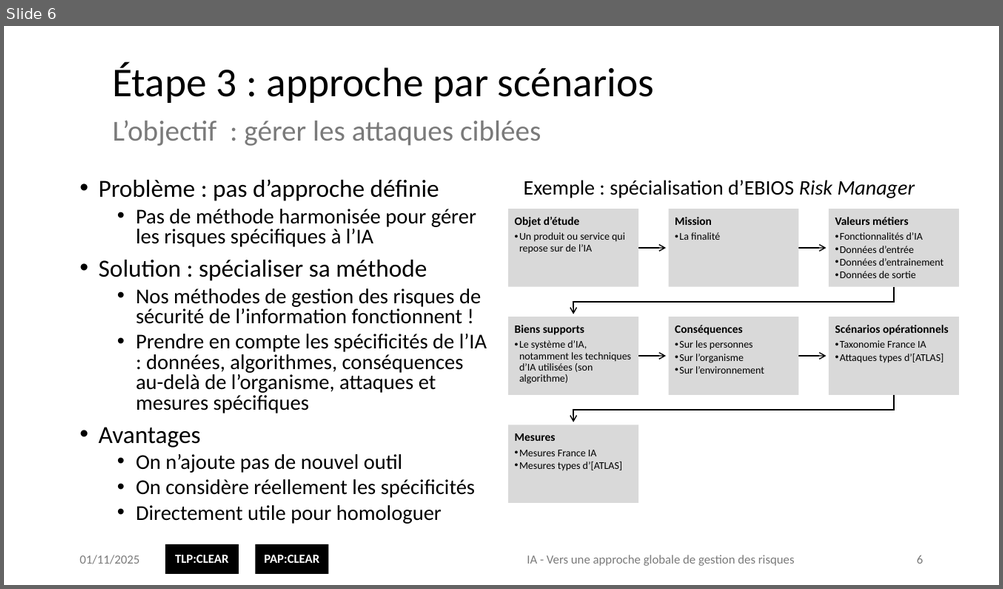
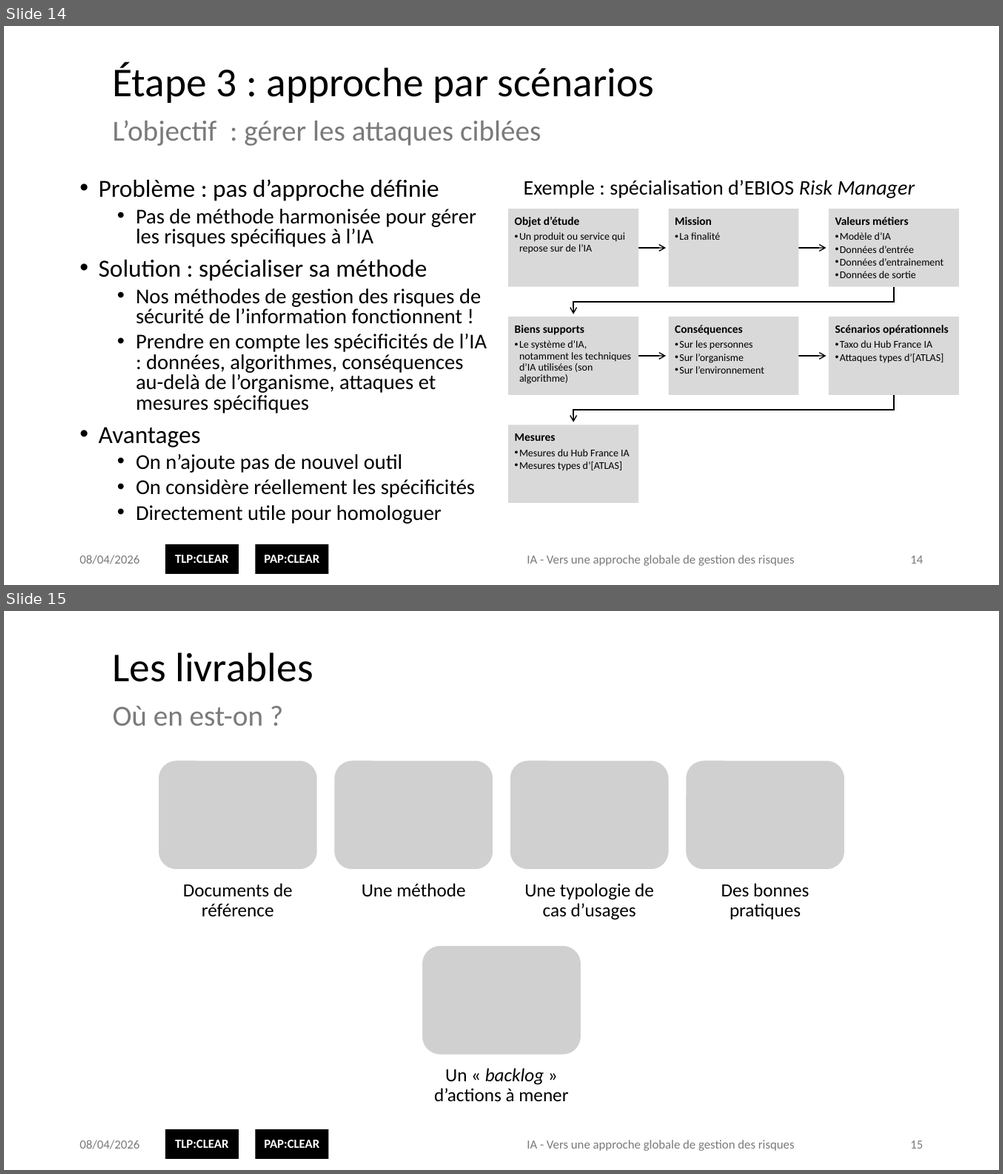
Before and after one commit to matthieu-grall/ai, a slide deck: fr/IA - Gestion des risques - Présentation.pptx. Shown one above the other, each under a label of ours: slide 6 before the commit, slides 14 and 15 after it. The pictures are 1003x589 and 1003x1174 pixels, drawn with LibreOffice and Linux fonts; fonts in the diff are those of the drawing; grey boxes stand for pictures; background and template pictures are left out. Boxes give left, top, right and bottom in pixels: in the first picture for what was removed or moved away, otherwise in the second. Text is boxed around its words. In the diff, an @@ line names an element or a change of style, - is before the commit and + after.

```diff
--- a/fr/IA - Gestion des risques - Présentation.pptx
+++ b/fr/IA - Gestion des risques - Présentation.pptx
@@ slide 15 added at (4,611,999,1170), background #FFFFFF; not listed: 2 template elements that a slide beside it also shows @@
@@ title added at (113,652,313,682), 39.6 pt, text #000000 @@
+Les livrables
@@ text added at (113,706,263,726), 28 pt, text #7A7A7A @@
+Où en est-on ?
@@ group added at (158,760,845,1102): 5 pictures, 5 texts @@
+Documents de référence
+Une méthode
+Une typologie de cas d’usages
+Des bonnes pratiques
+Un « backlog » d’actions à mener
@@ text added at (79,1140,139,1150), 12 pt, text #7A7A7A @@
+08/04/2026
@@ text added at (526,1140,794,1151), 12 pt, text #7A7A7A @@
+IA - Vers une approche globale de gestion des risques
@@ page number added at (910,1141,922,1149), 12 pt, text #7A7A7A @@
+15
@@ what was slide 6 is now slide 14 @@
@@ slide 14 changed as well @@
@@ text at (839,232,891,240): text changed @@
-  • Fonctionnalités d’IA
+  • Modèle d’IA
@@ text at (839,340,933,348): text changed @@
-  • Taxonomie France IA
+  • Taxo du Hub France IA
@@ text at (519,449,629,457): text changed @@
-  • Mesures France IA
+  • Mesures du Hub France IA
@@ text at (79,555,139,565): text changed @@
-01/11/2025
+08/04/2026
@@ page number at (910,556,922,564): text changed @@
-6
+14
```
Also in this commit, not shown: 11 other slides changed, 7 other slides added, 1 other file.
